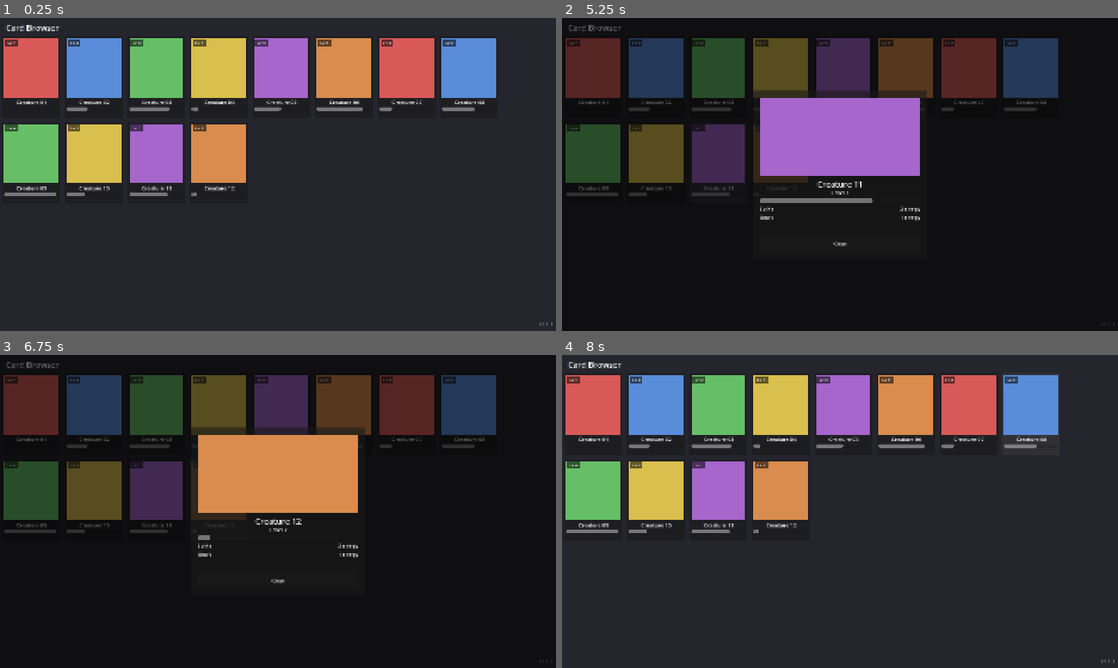
Above: before the commit, frames 1-4 (two rows, left to right).
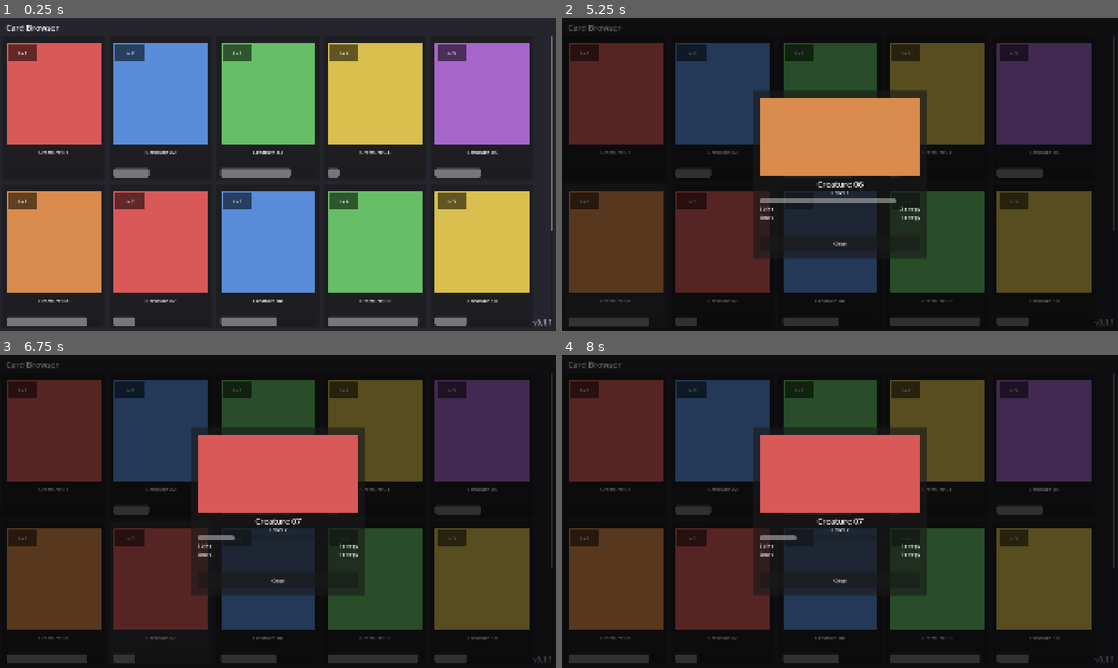
Above: after the commit, the same moments.

Repository: VirtualSteveShow/UnnamedCardGame
Game: Godot game, scene res://scenes/card_browser/card_browser.tscn
The game is run twice, just before and just after one commit, with the same random seed, the same clock (stepped at 60 frames per second) and the same inputs.
Inputs:
- Up to frame 1 (0.25 s): no input
- Up to frame 2 (5.25 s): click "Lv 1" at 0.5 s; click "Lv 2" at 1.25 s; click "Lv 3" at 2 s; click "Lv 4" at 2.75 s; click "Lv 5" at 3.5 s; click "Lv 1" at 4.25 s; click "Lv 1" at 5 s
- Up to frame 3 (6.75 s): click "Lv 2" at 5.75 s; click "Lv 2" at 6.5 s
- Up to frame 4 (8 s): click "Lv 3" at 7.25 s

The runs differ from the first frame. In frame 1, 64% of the frame differs, in the area x 0-100%, y 5-99%; in frame 2, 62%; in frame 3, 62%; in frame 4, 89%, in the area x 0-100%, y 0-100%.

Commit message:
Mobile-friendly card browser layout pass
- Pad edge-anchored UI by DisplayServer's safe area so camera cutouts
  never obscure cards/text, on any side/orientation.
- Size cards to fit exactly 2 rows in the scroll view (scroll for more)
  instead of a fixed pixel size, using the standard 2.5:3.5 trading
  card ratio so they read as actual cards rather than squares.
- Bump version label font size for legibility. Version -> 0.1.1.

Diff:
--- a/game/project.godot
+++ b/game/project.godot
@@ -11,7 +11,7 @@
 [application]
 
 config/name="Unnamed Card Game"
-config/version="0.1.0"
+config/version="0.1.1"
 run/main_scene="res://scenes/card_browser/card_browser.tscn"
 config/features=PackedStringArray("4.7", "GL Compatibility")
 config/icon="res://icon.svg"
--- a/game/scenes/card_browser/card_browser.gd
+++ b/game/scenes/card_browser/card_browser.gd
@@ -5,17 +5,24 @@
 
 const CardItemScene := preload("res://scenes/card_browser/card_item.tscn")
 
-## Target width (px) each grid column should occupy. Used to compute how
-## many columns fit at the current viewport width so the layout adapts
-## across the aspect ratios called out in the project requirements
-## (16:9, 16:10, tall phone screens, etc.) instead of assuming a fixed
-## column count.
-const CARD_COLUMN_WIDTH := 220
+## Standard trading-card ratio (2.5in x 3.5in, e.g. MTG/Pokemon TCG),
+## width:height. Cards are sized off this ratio rather than a fixed
+## pixel size so they keep a recognizable "card" silhouette at any
+## screen size.
+const CARD_ASPECT_RATIO := 2.5 / 3.5
+
+## How many card rows should be visible in the scroll area at once;
+## anything beyond that is reached by scrolling rather than shrinking
+## cards further to cram more rows in.
+const VISIBLE_ROWS := 2
 
 @onready var scroll_container: ScrollContainer = $ScrollContainer
 @onready var grid: GridContainer = $ScrollContainer/GridContainer
+@onready var title_label: Label = $TitleLabel
 @onready var version_label: Label = $VersionLabel
 @onready var detail_overlay: Control = $CardDetail
+
+var _card_items: Array[Button] = []
 
 
 func _ready() -> void:
@@ -24,8 +31,8 @@
 
 	_populate_grid()
 
-	get_viewport().size_changed.connect(_update_column_count)
-	_update_column_count()
+	get_viewport().size_changed.connect(_on_viewport_resized)
+	_on_viewport_resized()
 
 
 func _populate_grid() -> void:
@@ -34,12 +41,66 @@
 		grid.add_child(item)
 		item.setup(card_data)
 		item.card_selected.connect(_on_card_selected)
+		_card_items.append(item)
 
 
-func _update_column_count() -> void:
+func _on_viewport_resized() -> void:
+	_apply_safe_area_padding()
+	_update_card_layout()
+
+
+## Phones with camera cutouts/punch-holes report a "safe area" smaller
+## than the full screen. We inset the edge-anchored UI by the gap
+## between the two so cards and text never sit under the cutout, no
+## matter which edge it's on or how the device is rotated.
+func _apply_safe_area_padding() -> void:
+	var screen_size: Vector2i = DisplayServer.screen_get_size()
+	if screen_size.x <= 0 or screen_size.y <= 0:
+		return
+
+	var safe_area: Rect2i = DisplayServer.get_display_safe_area()
+	var viewport_size: Vector2 = get_viewport_rect().size
+
+	# Express the insets as a fraction of the physical screen, then scale
+	# into our viewport's own coordinate space -- this holds regardless
+	# of stretch mode or device pixel ratio.
+	var left: float = (float(safe_area.position.x) / screen_size.x) * viewport_size.x
+	var right: float = (float(screen_size.x - (safe_area.position.x + safe_area.size.x)) / screen_size.x) * viewport_size.x
+	var top: float = (float(safe_area.position.y) / screen_size.y) * viewport_size.y
+	var bottom: float = (float(screen_size.y - (safe_area.position.y + safe_area.size.y)) / screen_size.y) * viewport_size.y
+
+	title_label.offset_left = 20.0 + left
+	title_label.offset_top = 14.0 + top
+
+	scroll_container.offset_left = 8.0 + left
+	scroll_container.offset_right = -8.0 - right
+	scroll_container.offset_top = 64.0 + top
+	scroll_container.offset_bottom = -8.0 - bottom
+
+	version_label.offset_right = -12.0 - right
+	version_label.offset_left = -160.0 - right
+	version_label.offset_bottom = -12.0 - bottom
+	version_label.offset_top = -48.0 - bottom
+
+
+## Sizes every card so exactly VISIBLE_ROWS fit in the scroll area's
+## height (more are reached by scrolling), keeping the standard card
+## aspect ratio, then works out how many columns fit at that width.
+func _update_card_layout() -> void:
+	var v_separation: float = grid.get_theme_constant("v_separation")
+	var h_separation: float = grid.get_theme_constant("h_separation")
+
+	var available_height: float = scroll_container.size.y
+	var card_height: float = (available_height - v_separation * (VISIBLE_ROWS - 1)) / VISIBLE_ROWS
+	card_height = maxf(card_height, 80.0)
+	var card_width: float = card_height * CARD_ASPECT_RATIO
+
+	for item in _card_items:
+		item.custom_minimum_size = Vector2(card_width, card_height)
+
 	var available_width: float = scroll_container.size.x
-	var columns := maxi(1, int(available_width / CARD_COLUMN_WIDTH))
-	grid.columns = columns
+	var columns := int((available_width + h_separation) / (card_width + h_separation))
+	grid.columns = maxi(1, columns)
 
 
 func _on_card_selected(card_data: CardData) -> void:
--- a/game/scenes/card_browser/card_browser.tscn
+++ b/game/scenes/card_browser/card_browser.tscn
@@ -37,14 +37,14 @@
 anchor_top = 1.0
 anchor_right = 1.0
 anchor_bottom = 1.0
-offset_left = -120.0
-offset_top = -40.0
+offset_left = -160.0
+offset_top = -48.0
 offset_right = -12.0
 offset_bottom = -12.0
 grow_horizontal = 0
 grow_vertical = 0
 theme_override_colors/font_color = Color(0.7, 0.7, 0.75, 1)
-theme_override_font_sizes/font_size = 16
+theme_override_font_sizes/font_size = 24
 text = "v0.0.0"
 horizontal_alignment = 2
 vertical_alignment = 2
--- a/game/scenes/card_browser/card_item.tscn
+++ b/game/scenes/card_browser/card_item.tscn
@@ -3,35 +3,41 @@
 [ext_resource type="Script" path="res://scenes/card_browser/card_item.gd" id="1_script"]
 
 [node name="CardItem" type="Button"]
-custom_minimum_size = Vector2(200, 280)
+custom_minimum_size = Vector2(160, 224)
 layout_mode = 2
 text = ""
 script = ExtResource("1_script")
 
 [node name="Art" type="ColorRect" parent="."]
 layout_mode = 1
-offset_left = 6.0
-offset_top = 6.0
-offset_right = 194.0
-offset_bottom = 210.0
+anchor_left = 0.04
+anchor_top = 0.04
+anchor_right = 0.96
+anchor_bottom = 0.75
+grow_horizontal = 2
+grow_vertical = 2
 mouse_filter = 2
 color = Color(1, 1, 1, 1)
 
 [node name="LevelBadgeBg" type="ColorRect" parent="."]
 layout_mode = 1
-offset_left = 10.0
-offset_top = 10.0
-offset_right = 54.0
-offset_bottom = 32.0
+anchor_left = 0.06
+anchor_top = 0.06
+anchor_right = 0.34
+anchor_bottom = 0.17
+grow_horizontal = 2
+grow_vertical = 2
 mouse_filter = 2
 color = Color(0, 0, 0, 0.55)
 
 [node name="LevelLabel" type="Label" parent="."]
 layout_mode = 1
-offset_left = 10.0
-offset_top = 10.0
-offset_right = 54.0
-offset_bottom = 32.0
+anchor_left = 0.06
+anchor_top = 0.06
+anchor_right = 0.34
+anchor_bottom = 0.17
+grow_horizontal = 2
+grow_vertical = 2
 mouse_filter = 2
 theme_override_colors/font_color = Color(1, 1, 1, 1)
 theme_override_font_sizes/font_size = 14
@@ -41,10 +47,12 @@
 
 [node name="NameLabel" type="Label" parent="."]
 layout_mode = 1
-offset_left = 6.0
-offset_top = 214.0
-offset_right = 194.0
-offset_bottom = 238.0
+anchor_left = 0.04
+anchor_top = 0.78
+anchor_right = 0.96
+anchor_bottom = 0.90
+grow_horizontal = 2
+grow_vertical = 2
 mouse_filter = 2
 theme_override_font_sizes/font_size = 18
 text = "Creature"
@@ -53,9 +61,11 @@
 
 [node name="XpBar" type="ProgressBar" parent="."]
 layout_mode = 1
-offset_left = 6.0
-offset_top = 244.0
-offset_right = 194.0
-offset_bottom = 256.0
+anchor_left = 0.04
+anchor_top = 0.92
+anchor_right = 0.96
+anchor_bottom = 0.98
+grow_horizontal = 2
+grow_vertical = 2
 mouse_filter = 2
 show_percentage = false
Not shown, changed: game/export_presets.cfg
